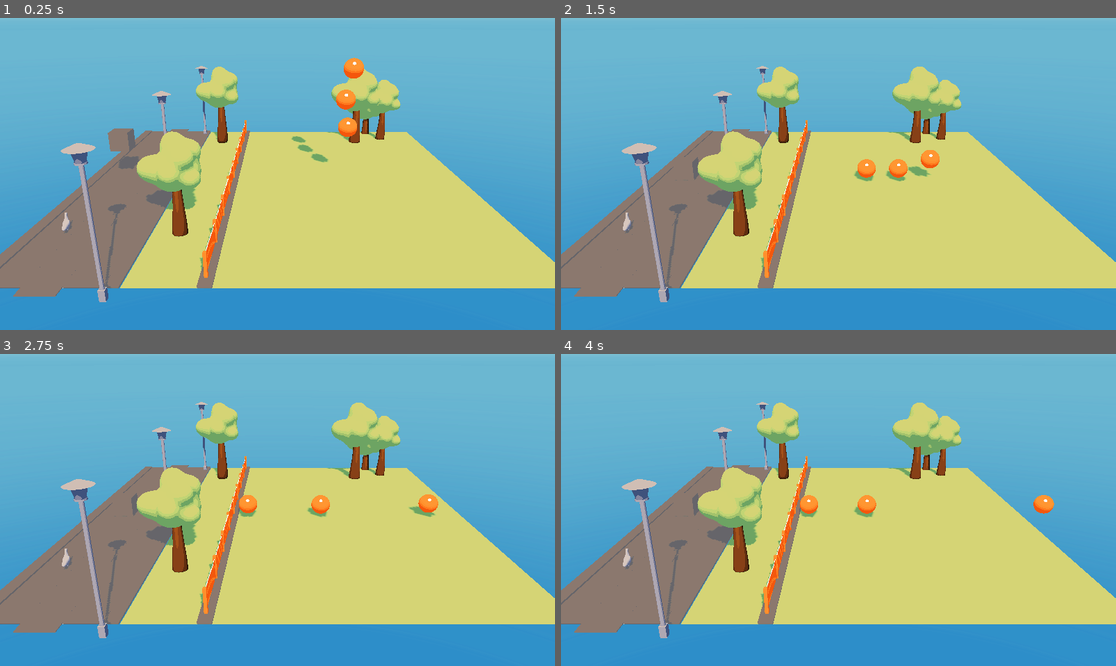
Above: before the commit, frames 1-4 (two rows, left to right).
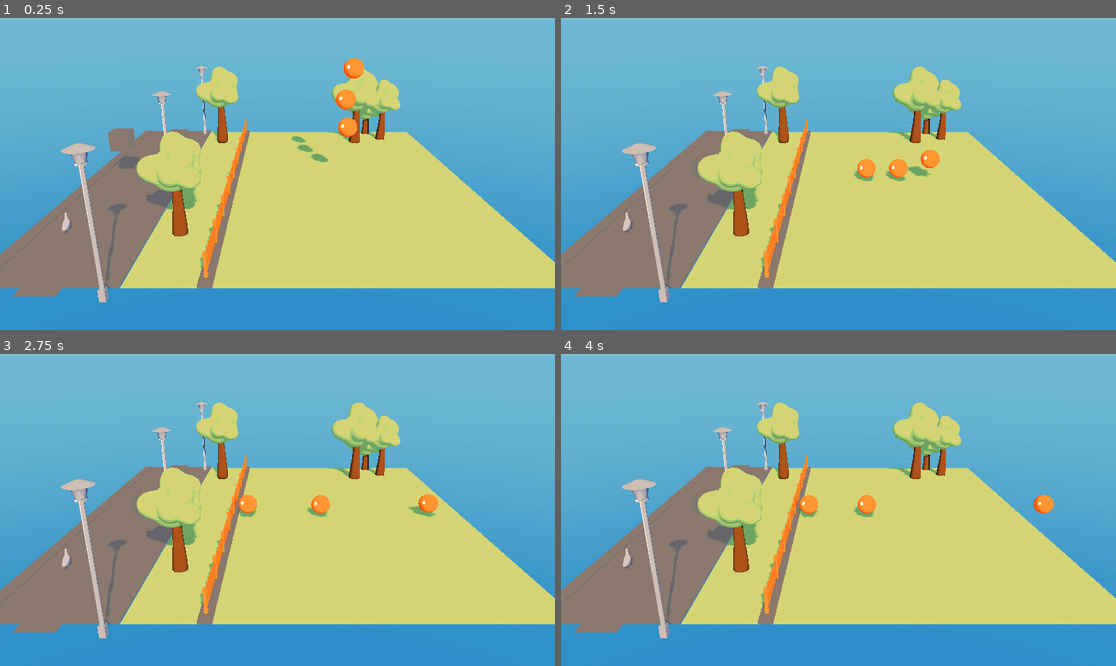
Above: after the commit, the same moments.

Repository: noahgar/CozyToChaos_GDW2025
Game: Godot game, scene res://Scenes/TestScene.tscn
Same seed, same stepped clock (60 frames per second), same inputs: the game is played once before the commit and once after it.
Inputs:
- Up to frame 1 (0.25 s): no input
- Up to frame 2 (1.5 s): no input
- Up to frame 3 (2.75 s): no input
- Up to frame 4 (4 s): no input

The runs differ from the first frame. In frame 1, 2.7% of the frame differs, in the area x 0-73%, y 13-92%; in frame 2, 2.8%, in the area x 0-73%, y 15-92%; in frame 3, 2.8%; in frame 4, 2.8%.

Commit message:
added light direction usage to toon shader

Diff:
--- a/Shader/ToonShader.tres
+++ b/Shader/ToonShader.tres
@@ -42,15 +42,8 @@
 op_type = 2
 operator = 2
 
-[sub_resource type="VisualShaderNodeTransformVecMult" id="VisualShaderNodeTransformVecMult_2iv50"]
-default_input_values = [0, Transform3D(1, 0, 0, 0, 1, 0, 0, 0, 1, 0, 0, 0), 1, Vector3(0.5, 1, 0)]
-operator = 2
-
 [sub_resource type="VisualShaderNodeDotProduct" id="VisualShaderNodeDotProduct_r1r52"]
 default_input_values = [0, Vector3(0, 0, 0), 1, Vector3(0, 1, 0)]
-
-[sub_resource type="VisualShaderNodeInput" id="VisualShaderNodeInput_tj7ed"]
-input_name = "view_matrix"
 
 [sub_resource type="VisualShaderNodeVectorFunc" id="VisualShaderNodeVectorFunc_58lwk"]
 default_input_values = [0, Quaternion(0, 0, 0, 0)]
@@ -103,8 +96,6 @@
 
 [sub_resource type="VisualShaderNodeVectorFunc" id="VisualShaderNodeVectorFunc_r1r52"]
 
-[sub_resource type="VisualShaderNodeVectorFunc" id="VisualShaderNodeVectorFunc_tj7ed"]
-
 [sub_resource type="VisualShaderNodeInput" id="VisualShaderNodeInput_06cu1"]
 input_name = "attenuation"
 
@@ -113,6 +104,9 @@
 
 [sub_resource type="VisualShaderNodeFloatOp" id="VisualShaderNodeFloatOp_fq6qa"]
 operator = 2
+
+[sub_resource type="VisualShaderNodeInput" id="VisualShaderNodeInput_7hw4e"]
+input_name = "light"
 
 [sub_resource type="VisualShaderNodeFloatOp" id="VisualShaderNodeFloatOp_hswux"]
 operator = 2
@@ -170,21 +164,12 @@
 	vec3 n_out3p0 = NORMAL;
 
 
-// Input:20
-	mat4 n_out20p0 = VIEW_MATRIX;
-
-
-// TransformVectorMult:19
-	vec3 n_in19p1 = vec3(0.50000, 1.00000, 0.00000);
-	vec3 n_out19p0 = (n_out20p0 * vec4(n_in19p1, 0.0)).xyz;
-
-
-// VectorFunc:36
-	vec3 n_out36p0 = normalize(n_out19p0);
+// Input:42
+	vec3 n_out42p0 = LIGHT;
 
 
 // DotProduct:2
-	float n_out2p0 = dot(n_out3p0, n_out36p0);
+	float n_out2p0 = dot(n_out3p0, n_out42p0);
 
 
 // FloatOp:9
@@ -250,8 +235,7 @@
 
 
 // TransformVectorMult:24
-	vec3 n_in24p1 = vec3(0.50000, 1.00000, 0.00000);
-	vec3 n_out24p0 = (n_out25p0 * vec4(n_in24p1, 0.0)).xyz;
+	vec3 n_out24p0 = (n_out25p0 * vec4(n_out42p0, 0.0)).xyz;
 
 
 // VectorFunc:35
@@ -305,13 +289,13 @@
 "
 nodes/fragment/0/position = Vector2(20, 180)
 nodes/fragment/18/node = SubResource("VisualShaderNodeColorParameter_lsw1g")
-nodes/fragment/18/position = Vector2(-700, 280)
+nodes/fragment/18/position = Vector2(-1120, 240)
 nodes/fragment/20/node = SubResource("VisualShaderNodeVectorOp_mmp38")
-nodes/fragment/20/position = Vector2(-400, 180)
+nodes/fragment/20/position = Vector2(-820, 140)
 nodes/fragment/21/node = SubResource("VisualShaderNodeTexture2DParameter_yiyd8")
-nodes/fragment/21/position = Vector2(-1000, -60)
+nodes/fragment/21/position = Vector2(-1420, -100)
 nodes/fragment/22/node = SubResource("VisualShaderNodeTexture_6xcdl")
-nodes/fragment/22/position = Vector2(-680, 80)
+nodes/fragment/22/position = Vector2(-1100, 40)
 nodes/fragment/connections = PackedInt32Array(18, 0, 20, 1, 21, 0, 22, 2, 22, 0, 20, 0, 20, 0, 0, 0)
 nodes/light/0/position = Vector2(780, 560)
 nodes/light/2/node = SubResource("VisualShaderNodeDotProduct_r1r52")
@@ -340,10 +324,6 @@
 nodes/light/16/position = Vector2(-240, 580)
 nodes/light/17/node = SubResource("VisualShaderNodeVectorOp_431to")
 nodes/light/17/position = Vector2(140, 300)
-nodes/light/19/node = SubResource("VisualShaderNodeTransformVecMult_2iv50")
-nodes/light/19/position = Vector2(-2820, -260)
-nodes/light/20/node = SubResource("VisualShaderNodeInput_tj7ed")
-nodes/light/20/position = Vector2(-3080, -260)
 nodes/light/21/node = SubResource("VisualShaderNodeVectorFunc_58lwk")
 nodes/light/21/position = Vector2(-85.2434, 123.083)
 nodes/light/22/node = SubResource("VisualShaderNodeInput_lsw1g")
@@ -372,12 +352,12 @@
 nodes/light/34/position = Vector2(480, 740)
 nodes/light/35/node = SubResource("VisualShaderNodeVectorFunc_r1r52")
 nodes/light/35/position = Vector2(-1082.53, 1125.38)
-nodes/light/36/node = SubResource("VisualShaderNodeVectorFunc_tj7ed")
-nodes/light/36/position = Vector2(-2560, -240)
 nodes/light/37/node = SubResource("VisualShaderNodeInput_06cu1")
 nodes/light/37/position = Vector2(-1100, -400)
 nodes/light/38/node = SubResource("VisualShaderNodeStep_46x1o")
 nodes/light/38/position = Vector2(-760, -400)
 nodes/light/39/node = SubResource("VisualShaderNodeFloatOp_fq6qa")
 nodes/light/39/position = Vector2(-500, -220)
-nodes/light/connections = PackedInt32Array(3, 0, 2, 0, 8, 0, 5, 0, 6, 0, 5, 1, 6, 0, 11, 1, 5, 0, 7, 0, 7, 0, 11, 0, 2, 0, 9, 0, 15, 0, 12, 1, 11, 0, 13, 0, 16, 0, 17, 1, 20, 0, 19, 0, 12, 0, 21, 0, 21, 0, 17, 0, 22, 0, 23, 1, 25, 0, 24, 0, 27, 0, 26, 1, 26, 0, 23, 0, 23, 0, 28, 0, 30, 0, 26, 0, 28, 0, 32, 0, 32, 0, 31, 1, 33, 0, 31, 0, 31, 0, 34, 1, 16, 0, 34, 0, 24, 0, 35, 0, 35, 0, 30, 0, 19, 0, 36, 0, 36, 0, 2, 1, 37, 0, 38, 1, 13, 0, 39, 1, 39, 0, 12, 0, 17, 0, 0, 0, 34, 0, 0, 1, 37, 0, 39, 0, 9, 0, 8, 0)
+nodes/light/42/node = SubResource("VisualShaderNodeInput_7hw4e")
+nodes/light/42/position = Vector2(-2880, 880)
+nodes/light/connections = PackedInt32Array(3, 0, 2, 0, 8, 0, 5, 0, 6, 0, 5, 1, 6, 0, 11, 1, 5, 0, 7, 0, 7, 0, 11, 0, 2, 0, 9, 0, 15, 0, 12, 1, 11, 0, 13, 0, 16, 0, 17, 1, 12, 0, 21, 0, 21, 0, 17, 0, 22, 0, 23, 1, 25, 0, 24, 0, 27, 0, 26, 1, 26, 0, 23, 0, 23, 0, 28, 0, 30, 0, 26, 0, 28, 0, 32, 0, 32, 0, 31, 1, 33, 0, 31, 0, 31, 0, 34, 1, 16, 0, 34, 0, 24, 0, 35, 0, 35, 0, 30, 0, 37, 0, 38, 1, 13, 0, 39, 1, 39, 0, 12, 0, 17, 0, 0, 0, 34, 0, 0, 1, 37, 0, 39, 0, 9, 0, 8, 0, 42, 0, 2, 1, 42, 0, 24, 1)
Not shown: 1 places in Shader/ToonShader.tres that only renumber resources
